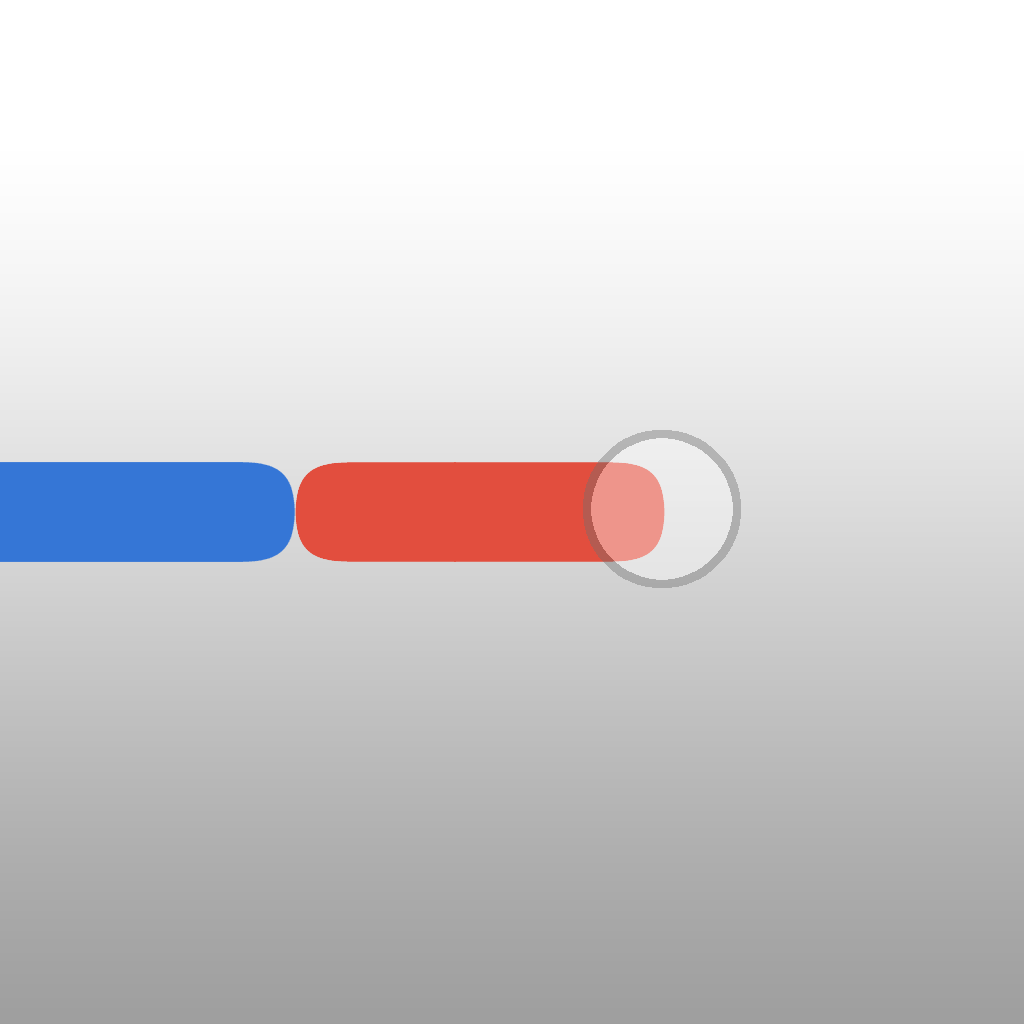
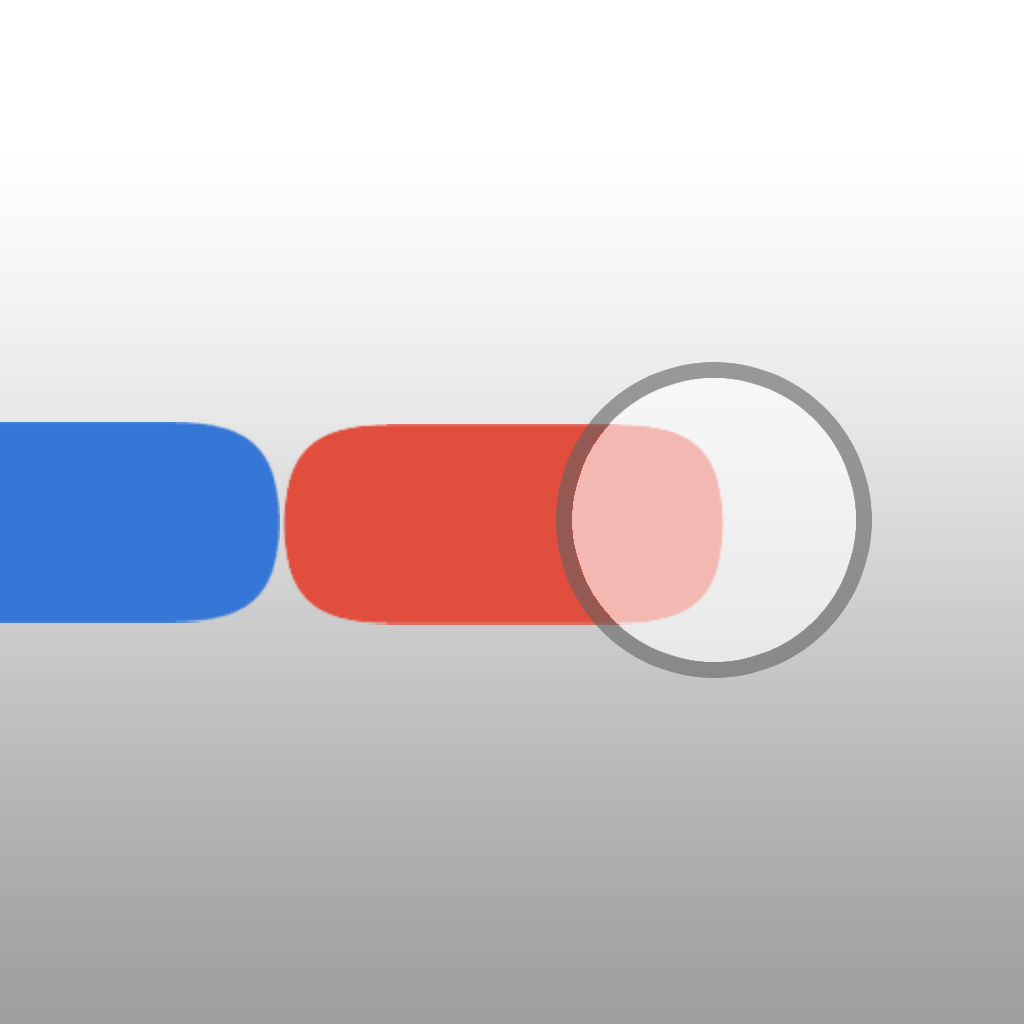
The second w=1024, h=1024 image is a revision of the first. Changes to its layers:
"Layer 2": opacity 40% → 60%, painted on it over (x1=556, y1=362, x2=872, y2=678)
painted on "Layer 1 copy" over (x1=283, y1=424, x2=725, y2=625)
painted on "Layer 1" over (x1=0, y1=422, x2=295, y2=623)
